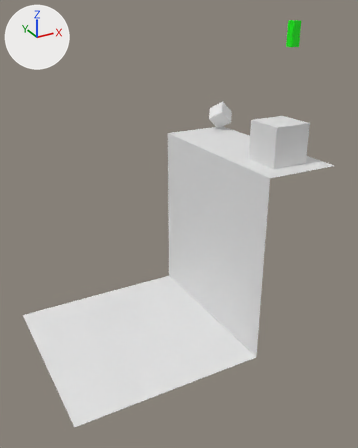
One commit to the Blender file resources/models/mall/mall.blend: the scene before it, then after it.
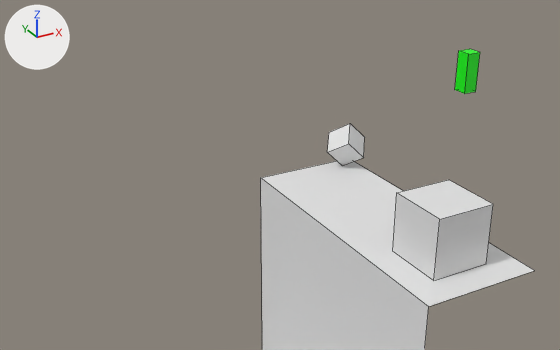
Each version appears first whole from a 50 mm lens placed at (-15.93, -21.78, 7.13), pointed at (-4.44, -0.88, -3.32), and next in a close-up from a 50 mm lens placed at (-14.32, -18.93, 11.9), pointed at (-2.07, 3.36, 0.75). The axes (+X, +Y, +Z) are drawn at upper left. The lights are the same throughout. The close-ups show mesh edges as thin lines.
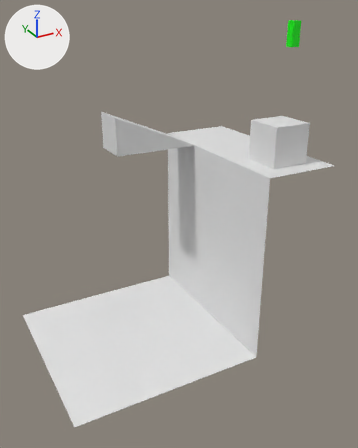
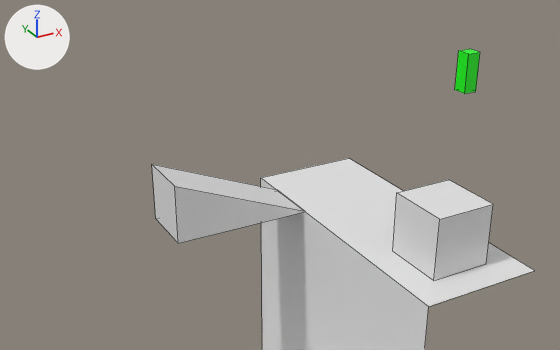
Pixel boxes (x1, y1, x2, y2) of what changed, in the close-ups (560 x 350 px):
'Cube.002', reshaped, moved, rescaled, turned: before (328, 124, 365, 165); after (152, 164, 304, 243)

Patch to the scene script:
```diff
--- a/resources/models/mall/mall.blend.py
+++ b/resources/models/mall/mall.blend.py
@@ me_cube_002 @@
 me_cube_002.from_pydata(...)  # 8 vertices, 6 faces; spans x -1.0..1.0, y -1.0..1.0, z -1.0..1.0
 # used by ob_cube_002; location = (1.52, 4.53, 0.83); rotation_euler = (0.785, 0.785, 0.0), in degrees (45, 45, 0); scale = (0.5, 0.5, 0.5)
-me_cube_002.vertices[5].co = (1.0, -1.0, 1.0)  # pixel (363, 157)
-me_cube_002.vertices[7].co = (1.0, 1.0, 1.0)  # pixel (364, 137)
+# me_cube_002 part 1
+me_cube_002.vertices[5].co = (1.0, -1.0, -0.98)  # pixel (305, 211)
+me_cube_002.vertices[7].co = (1.0, 1.0, -0.97)  # pixel (277, 189)
 me_cube_002.materials.append(mat_white_tiles)
@@ ob_cube_002 @@
 ob_cube_002 = bpy.data.objects.new('Cube.002', me_cube_002)
-ob_cube_002.location = (1.52, 4.53, 0.83)
-ob_cube_002.rotation_euler = (0.785, 0.785, 0.0)  # degrees (45, 45, 0)
-ob_cube_002.scale = (0.5, 0.5, 0.5)
+ob_cube_002.location = (-4.3, 2.76, 0.96)
+ob_cube_002.scale = (2.35, 1.0, 1.0)
```
